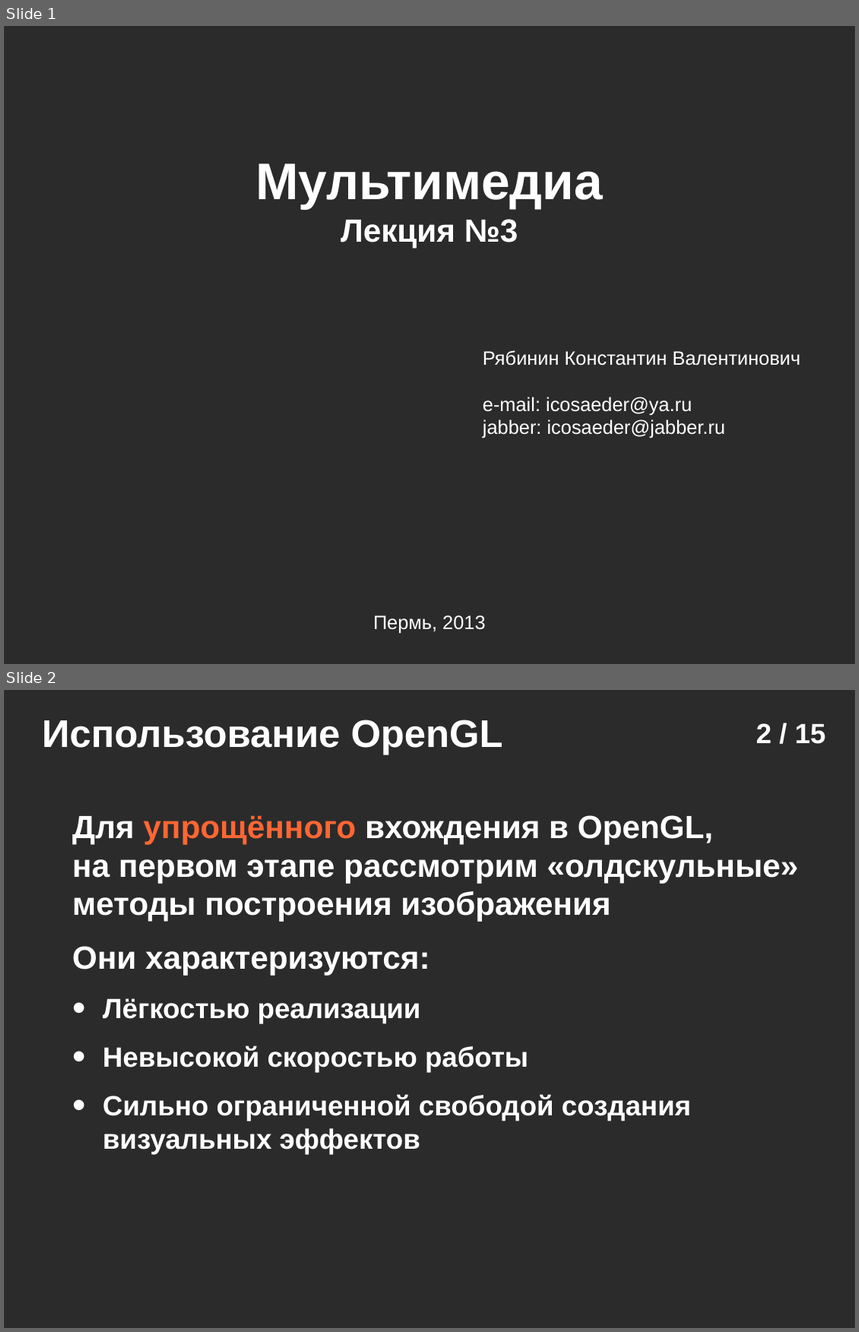
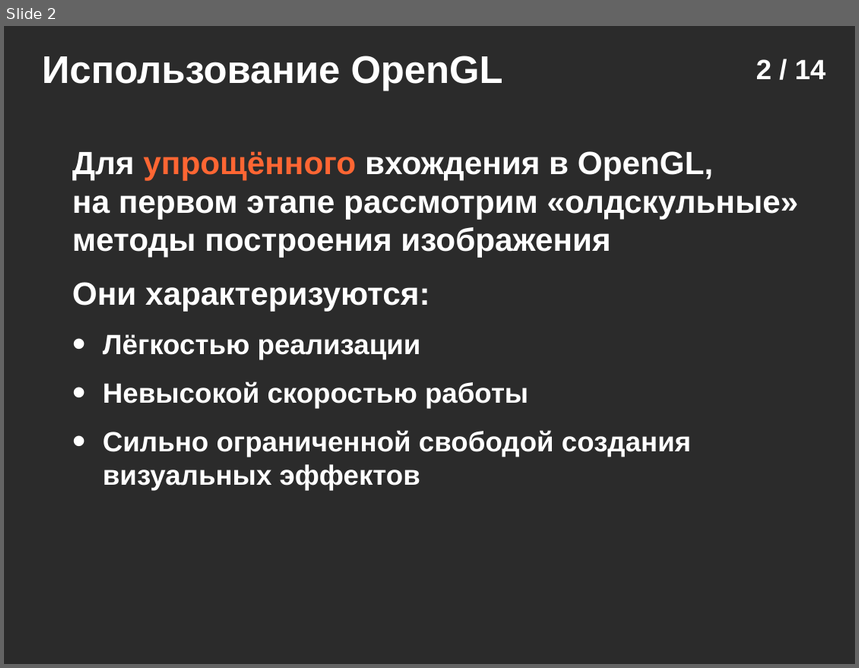
Before and after one commit to icosaeder/cg-lect, a slide deck: Лекции/Лекция 3/Лекция №3.odp. Shown one above the other, each under a label of ours: slides 1 and 2 before the commit, slide 2 after it. The pictures are 859x1332 and 859x668 pixels, drawn with LibreOffice and Linux fonts; fonts in the diff are those of the drawing; background and template pictures are left out; a plain dark background stands for a picture behind light text. Boxes give left, top, right and bottom in pixels: in the first picture for what was removed or moved away, otherwise in the second. Text is boxed around its words. In the diff, an @@ line names an element or a change of style, - is before the commit and + after.

```diff
--- a/Лекции/Лекция 3/Лекция №3.odp
+++ b/Лекции/Лекция 3/Лекция №3.odp
@@ slide 1 removed at box(4, 26, 855, 664), background picture (left out) @@
@@ text removed at box(256, 164, 603, 248) @@
-Мультимедиа
-Лекция №3
@@ text removed at box(483, 351, 801, 439) @@
-Рябинин Константин Валентинович
-e-mail: icosaeder@ya.ru
-jabber: icosaeder@jabber.ru
@@ text removed at box(373, 616, 485, 633) @@
-Пермь, 2013
@@ page number at box(756, 59, 826, 79): text changed @@
-2 / 15
+2 / 14
```
Also in this commit, not shown: 1 slide added, 1 other slide removed, 8 other files.
